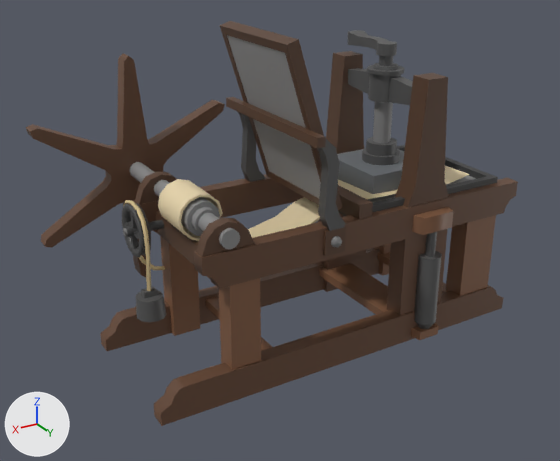
Two versions of the FBX model Assets/04_Art/3D/Meshes/SM_Presse.fbx, one commit apart.
Rendered twice from a camera (50 mm lens) standing at (3.03, 4.83, 3.38) and looking at (0.06, -0.1, 0.91). The lights are fixed; the arrows at lower left show +X, +Y and +Z. Where no turn or scale is listed for an object, it has been applied to the vertices. Vertices at the same position are counted once.
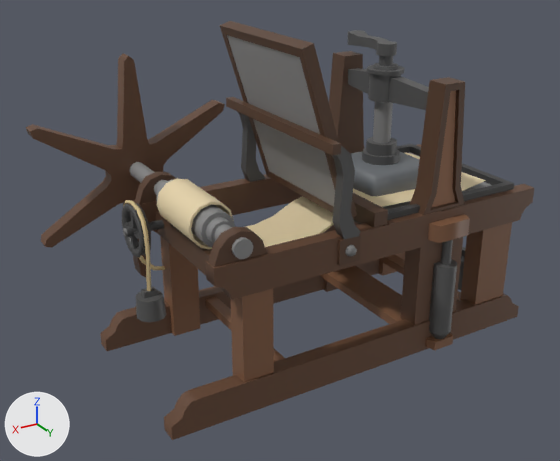
The newer file is also turned or shifted as a whole; pictures and numbers use the older file's frame.

The edits, one by one:
me_cube_033 is used by ob_cube_009; location (0.0, 0.0, 0.0).
me_cube_033 had 1508 vertices, 1241 faces and spanned x -1.96..1.71, y -1.26..0.74, z 0.01..2.53.
me_cube_033 now has 1558 vertices, 1292 faces and spans x -1.96..1.71, y -1.26..0.92, z 0.01..2.53.
me_cube_033 part 1: the loose piece of 20 vertices spanning x -1.81..1.1, y 0.5..0.62, z 0.95..1.2 is moved by (0.0, 0.18, 0.0).
me_cube_033 part 2: the loose piece of 8 vertices spanning x 0.65..0.89, y 0.44..0.61, z 0.01..0.97 is moved by (0.0, 0.18, 0.0).
me_cube_033 part 3: the loose piece of 8 vertices spanning x -1.61..-1.29, y 0.44..0.61, z 0.01..0.97 is moved by (0.0, 0.18, 0.0).
me_cube_033 part 4: the loose piece of 24 vertices spanning x -1.81..1.45, y 0.5..0.63, z 0.01..0.27 is moved by (0.0, 0.18, 0.0).
me_cube_033 part 5: the loose piece of 22 vertices spanning x 0.68..1.09, y 0.51..0.6, z 1.2..1.41 is moved by (0.0, 0.18, 0.0).
me_cube_033 part 6: the loose piece of 8 vertices spanning x -0.04..0.13, y 0.6..0.64, z 0.99..1.19 is moved by (0.0, 0.18, 0.0).
me_cube_033 part 7: the loose piece of 20 vertices spanning x 0.0..0.08, y 0.64..0.67, z 1.05..1.14 is moved by (0.0, 0.18, 0.0).
me_cube_033 part 8: the loose piece of 24 vertices spanning x -0.04..0.2, y 0.56..0.64, z 1.15..1.9 is moved by (0.0, 0.18, 0.0).
me_cube_033 part 9: the loose piece of 8 vertices spanning x -1.08..-0.64, y 0.44..0.61, z 0.01..0.97 is moved by (0.0, 0.18, 0.0).
me_cube_033 part 10: the loose piece of 8 vertices spanning x -1.06..-0.69, y 0.61..0.71, z 0.99..1.13 is moved by (0.0, 0.18, 0.0).
me_cube_033 part 11: the loose piece of 8 vertices spanning x -1.0..-0.75, y 0.61..0.71, z 0.04..0.12 is moved by (0.0, 0.18, 0.0).
me_cube_033 part 12: the loose piece of 64 vertices spanning x -0.72..1.06, y -0.26..0.19, z 0.92..1.47 is rebuilt with 72 vertices and now spans x -0.72..1.06, y -0.3..0.36, z 0.94..1.47.
me_cube_033 part 13: the loose piece of 8 vertices spanning x -1.15..-0.54, y -0.31..0.31, z 1.19..1.38 is rebuilt with 24 vertices and now spans x -1.19..-0.51, y -0.32..0.36, z 1.19..1.38.
me_cube_033 part 14: a new loose piece of 24 vertices spanning x -1.07..-0.64, y 0.62..0.79, z 1.18..2.17, in mat_mat (picture img_medievalprops_texture_01_png).
me_cube_033 part 15: 163 vertices moved from x -1.66..1.02, y -0.29..0.7, z 0.12..2.53 to x -1.66..1.02, y -0.4..0.86, z 0.12..2.53; 69 vertices removed from x -1.07..-0.64, y 0.44..0.73, z 0.12..2.17; 71 vertices added at x -0.99..-0.71, y -0.61..0.92, z 0.12..2.11.
me_cube_033 part 16: 4 vertices moved from x 0.46..0.56, y 0.55, z 0.17..0.24 to x 0.46..0.56, y 0.73, z 0.17..0.24.

What differs and where, as boxes [x1, y1, x2, y2] in the pictures (560 x 461 px; the box of a moved part takes in the faces that stretch with it):
'Cube.009', reshaped
    before: [26, 21, 518, 426]
    after: [26, 21, 534, 440]
part 1 of me_cube_033, moved or reshaped
    before: [194, 178, 518, 289]
    after: [206, 184, 534, 300]
part 2 of me_cube_033, moved or reshaped
    before: [219, 278, 261, 370]
    after: [231, 288, 274, 382]
part 3 of me_cube_033, moved or reshaped
    before: [446, 215, 496, 296]
    after: [460, 222, 512, 305]
part 4 of me_cube_033, moved or reshaped
    before: [154, 285, 503, 426]
    after: [164, 293, 519, 440]
part 5 of me_cube_033, moved or reshaped
    before: [196, 218, 254, 257]
    after: [208, 227, 268, 267]
part 6 of me_cube_033, moved or reshaped
    before: [323, 226, 346, 256]
    after: [337, 235, 361, 266]
part 7 of me_cube_033, moved or reshaped
    before: [331, 236, 342, 247]
    after: [345, 245, 357, 256]
part 8 of me_cube_033, moved or reshaped
    before: [317, 139, 345, 231]
    after: [332, 146, 360, 240]
part 9 of me_cube_033, moved or reshaped
    before: [387, 229, 448, 315]
    after: [401, 237, 463, 325]
part 10 of me_cube_033, moved or reshaped
    before: [412, 207, 454, 235]
    after: [428, 214, 470, 243]
part 11 of me_cube_033, moved or reshaped
    before: [411, 323, 438, 340]
    after: [425, 333, 453, 350]
part 12 of me_cube_033, rebuilt (10% wider, 14% taller)
    before: [158, 179, 320, 241]
    after: [156, 178, 334, 249]
part 13 of me_cube_033, rebuilt
    before: [337, 149, 404, 194]
    after: [351, 152, 420, 197]
part 14 of me_cube_033, added (brown)
    after: [410, 77, 465, 215]
part 15 of me_cube_033, moved or reshaped
    before: [129, 21, 498, 329]
    after: [129, 21, 514, 339]
part 16 of me_cube_033, moved or reshaped
    before: [206, 297, 272, 351]
    after: [206, 297, 285, 362]
